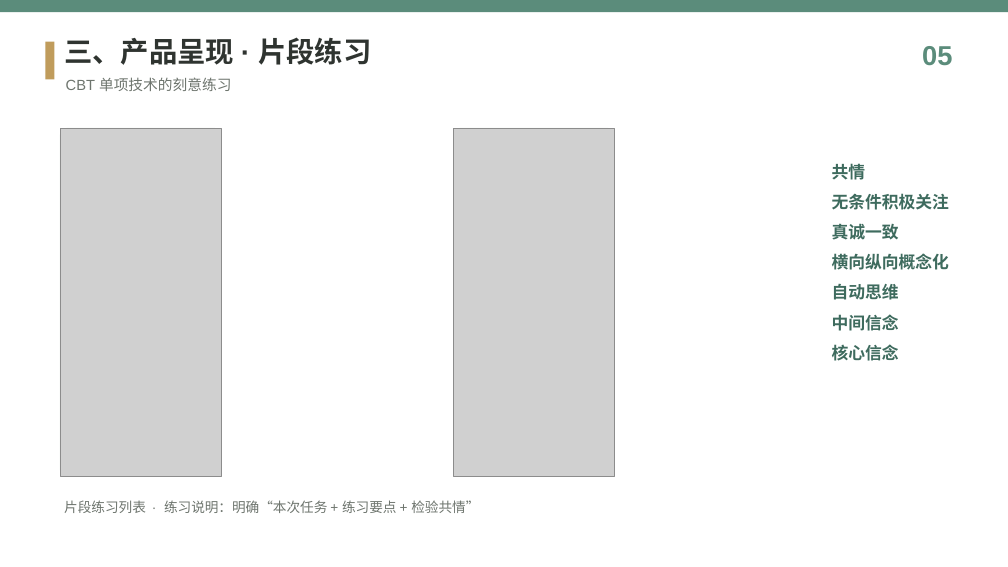
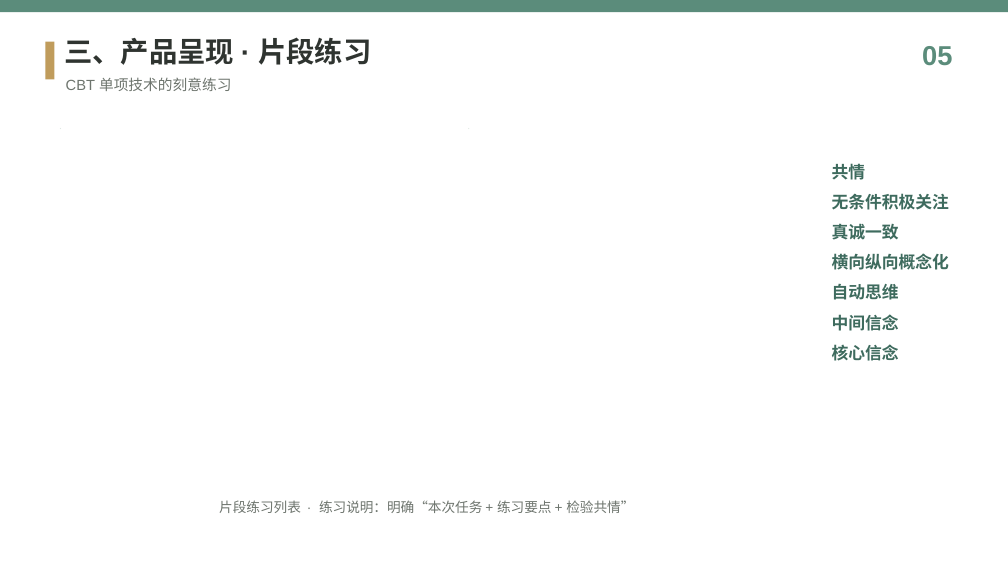
Before and after one commit to 7xlnn/-1, a slide deck: slide 5 of assets/知愈心理_产品介绍.pptx. Drawn at 1008x567 pixels with LibreOffice and Linux fonts; fonts in the diff are those of the drawing; grey boxes stand for pictures; background and template pictures are left out. Boxes give left, top, right and bottom in pixels: in the first picture for what was removed or moved away, otherwise in the second. Text is boxed around its words. In the diff, an @@ line names an element or a change of style, - is before the commit and + after.

```diff
--- a/assets/知愈心理_产品介绍.pptx
+++ b/assets/知愈心理_产品介绍.pptx
@@ rounded rectangle: place and size @@
-rounded rectangle at [60, 129, 222, 476]
+rounded rectangle at [60, 129, 60, 129]
@@ rounded rectangle at [60, 129, 60, 129]: proportions changed @@
@@ picture removed at [60, 129, 222, 476] @@
@@ picture removed at [454, 129, 615, 476] @@
@@ rounded rectangle at [469, 129, 469, 129]: proportions changed @@
@@ rounded rectangle: place and size @@
-rounded rectangle at [454, 129, 615, 476]
+rounded rectangle at [469, 129, 469, 129]
@@ text "片段练习列表 · 练习说明：明确“本次任务 + 练习要点 ...": place and size @@
-text "片段练习列表 · 练习说明：明确“本次任务 + 练习要点 ..." at [64, 500, 479, 513]
+text "片段练习列表 · 练习说明：明确“本次任务 + 练习要点 ..." at [219, 500, 634, 513]
```
Also in this commit, not shown: 7 other slides changed, 20 other files.
